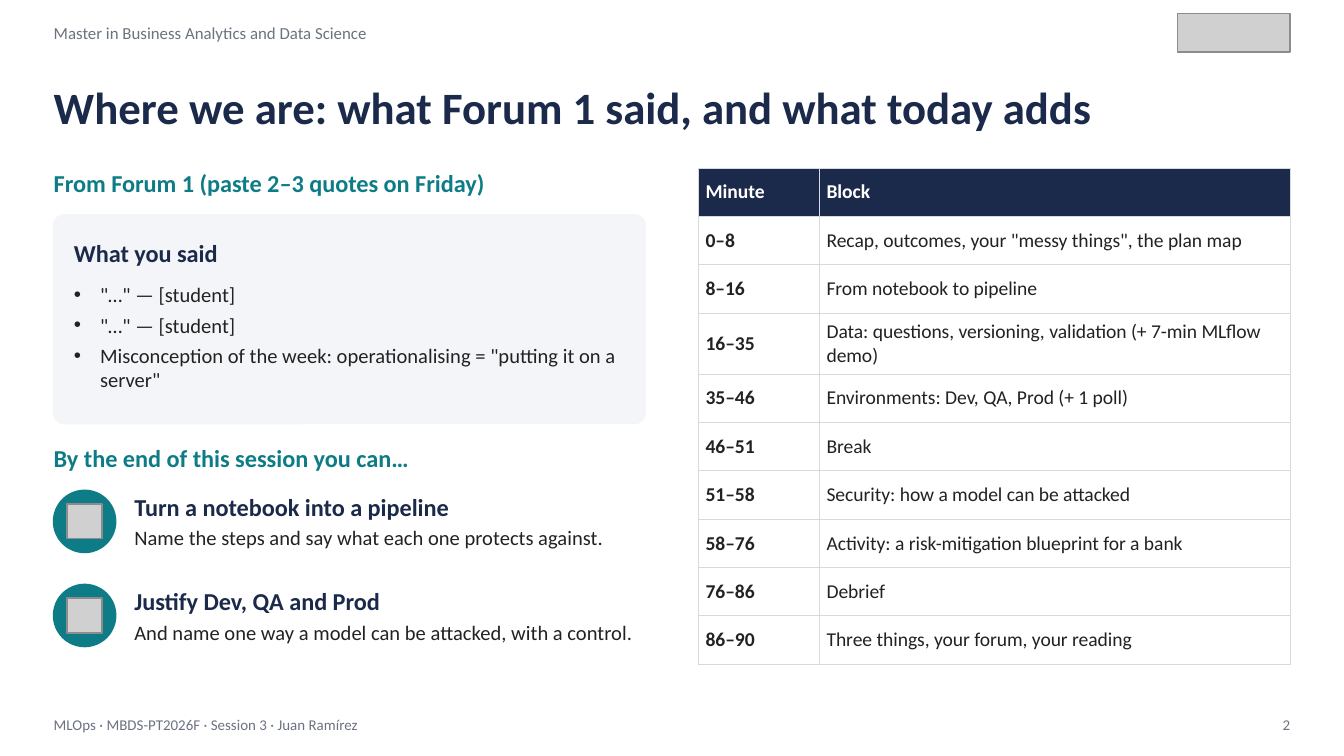
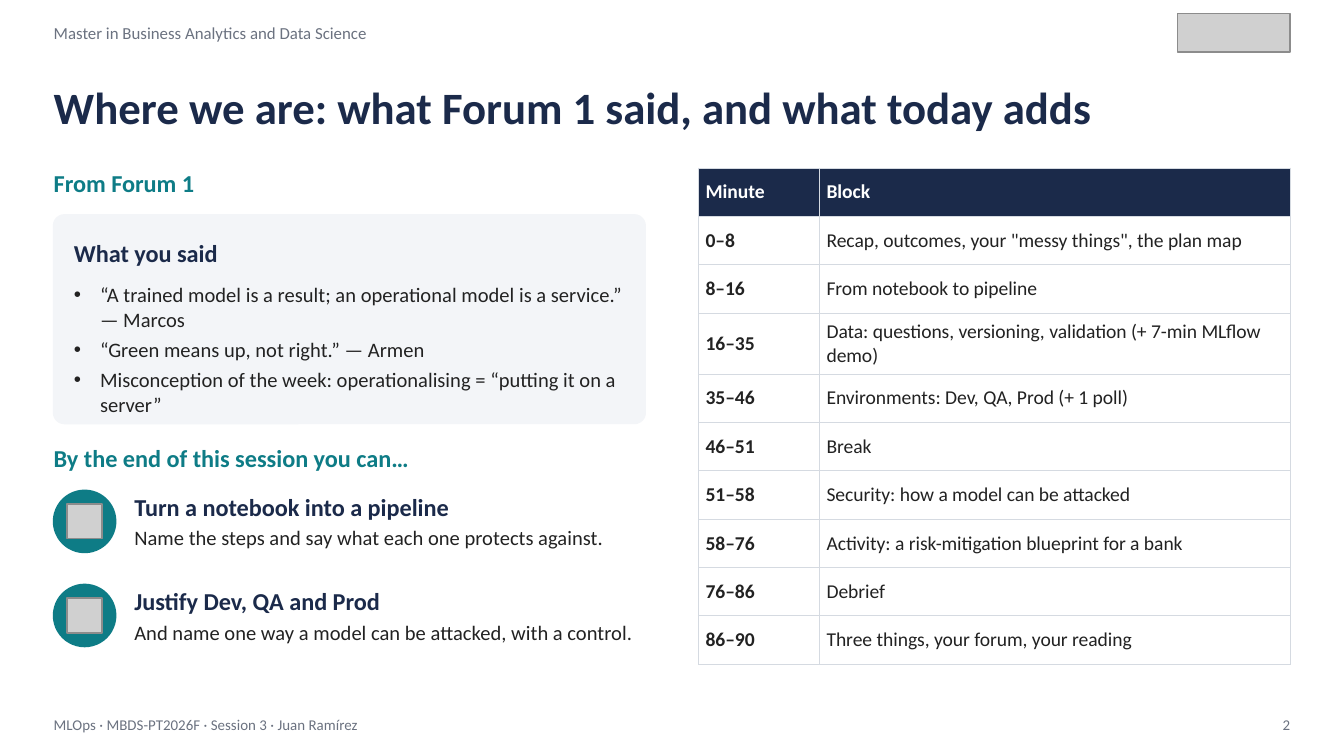
Before and after one commit to juanmaramirezgarcia/mlops-2026-27, a slide deck: slide 2 of 2026-27/S03/MLOps_S03_Pipelines_Environments_Security.pptx. Drawn at 1344x756 pixels with LibreOffice and Linux fonts; fonts in the diff are those of the drawing; grey boxes stand for pictures. Boxes give left, top, right and bottom in pixels: in the first picture for what was removed or moved away, otherwise in the second. Text is boxed around its words. In the diff, an @@ line names an element or a change of style, - is before the commit and + after.

```diff
--- a/2026-27/S03/MLOps_S03_Pipelines_Environments_Security.pptx
+++ b/2026-27/S03/MLOps_S03_Pipelines_Environments_Security.pptx
@@ text at <box>54,176,194,192</box>: text changed @@
-From Forum 1 (paste 2–3 quotes on Friday)
+From Forum 1
@@ text at <box>100,287,622,412</box>: text changed @@
-• "…" — [student]
-• "…" — [student]
-• Misconception of the week: operationalising = "putting it on a server"
+• “A trained model is a result; an operational model is a service.” — Marcos
+• “Green means up, not right.” — Armen
+• Misconception of the week: operationalising = “putting it on a server”
```
Also in this commit, not shown: 15 other files.
